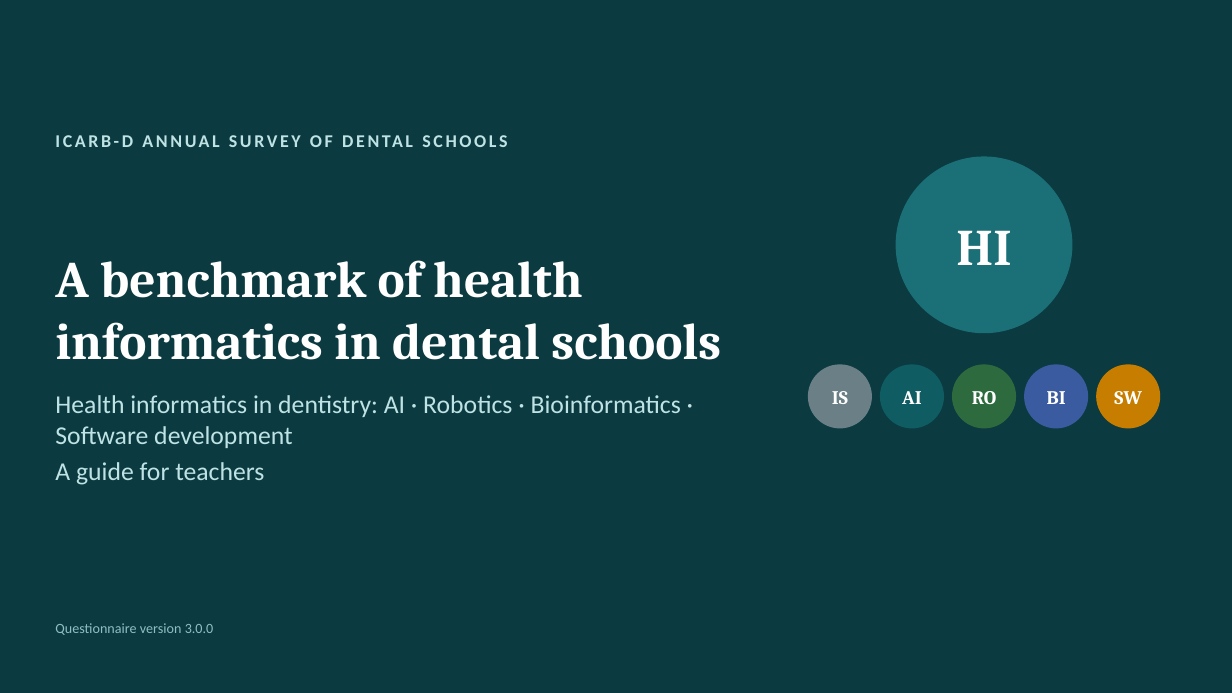
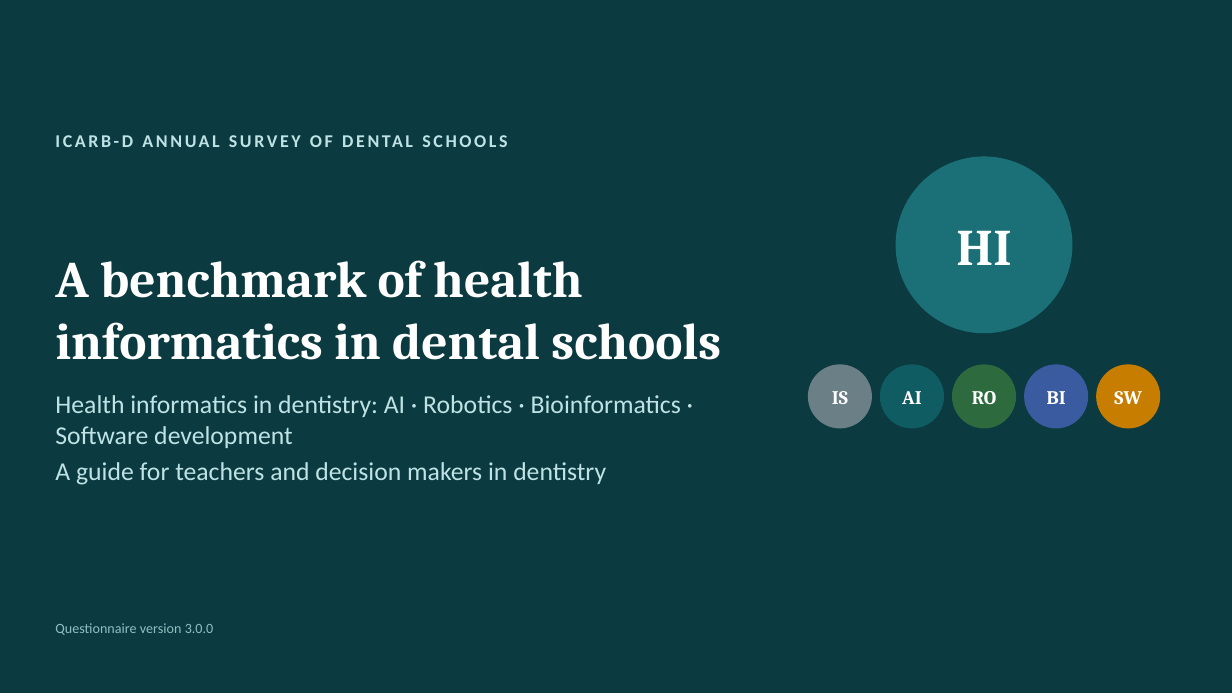
Before and after one commit to igoralves1/AI-assessment-DS-2026, a slide deck: slide 1 of public/downloads/ICARB-D-Survey-Teacher-Slides.pptx. Drawn at 1232x693 pixels with LibreOffice and Linux fonts; fonts in the diff are those of the drawing. Boxes give left, top, right and bottom in pixels: in the first picture for what was removed or moved away, otherwise in the second. Text is boxed around its words. In the diff, an @@ line names an element or a change of style, - is before the commit and + after.

Commit message:
Present the slides as a guide for teachers and decision makers in dentistry

```diff
--- a/public/downloads/ICARB-D-Survey-Teacher-Slides.pptx
+++ b/public/downloads/ICARB-D-Survey-Teacher-Slides.pptx
@@ text at (55, 462, 606, 485): text changed @@
-A guide for teachers
+A guide for teachers and decision makers in dentistry
```
Also in this commit, not shown: 22 other slides changed, 5 other files.
